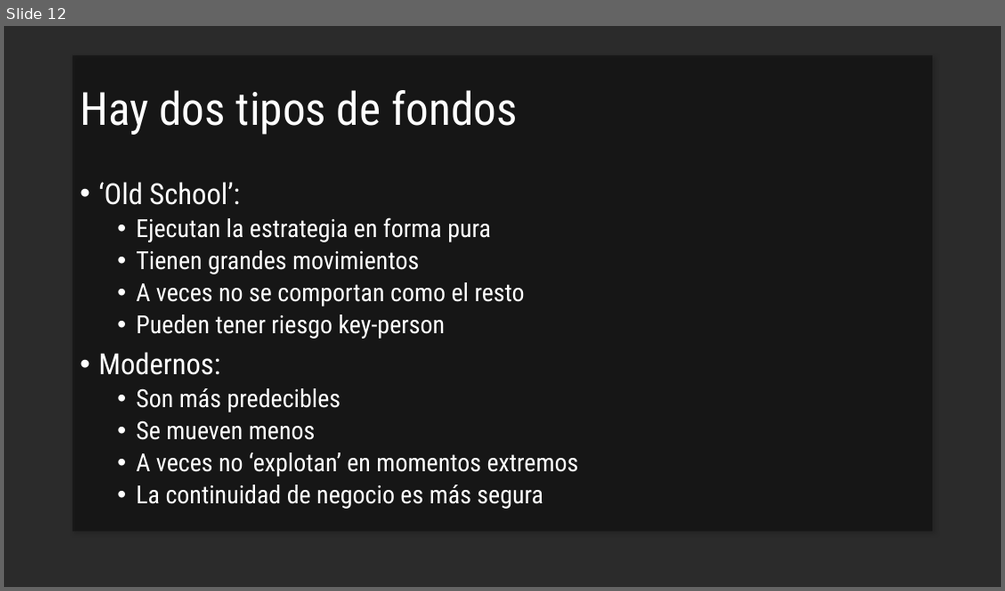
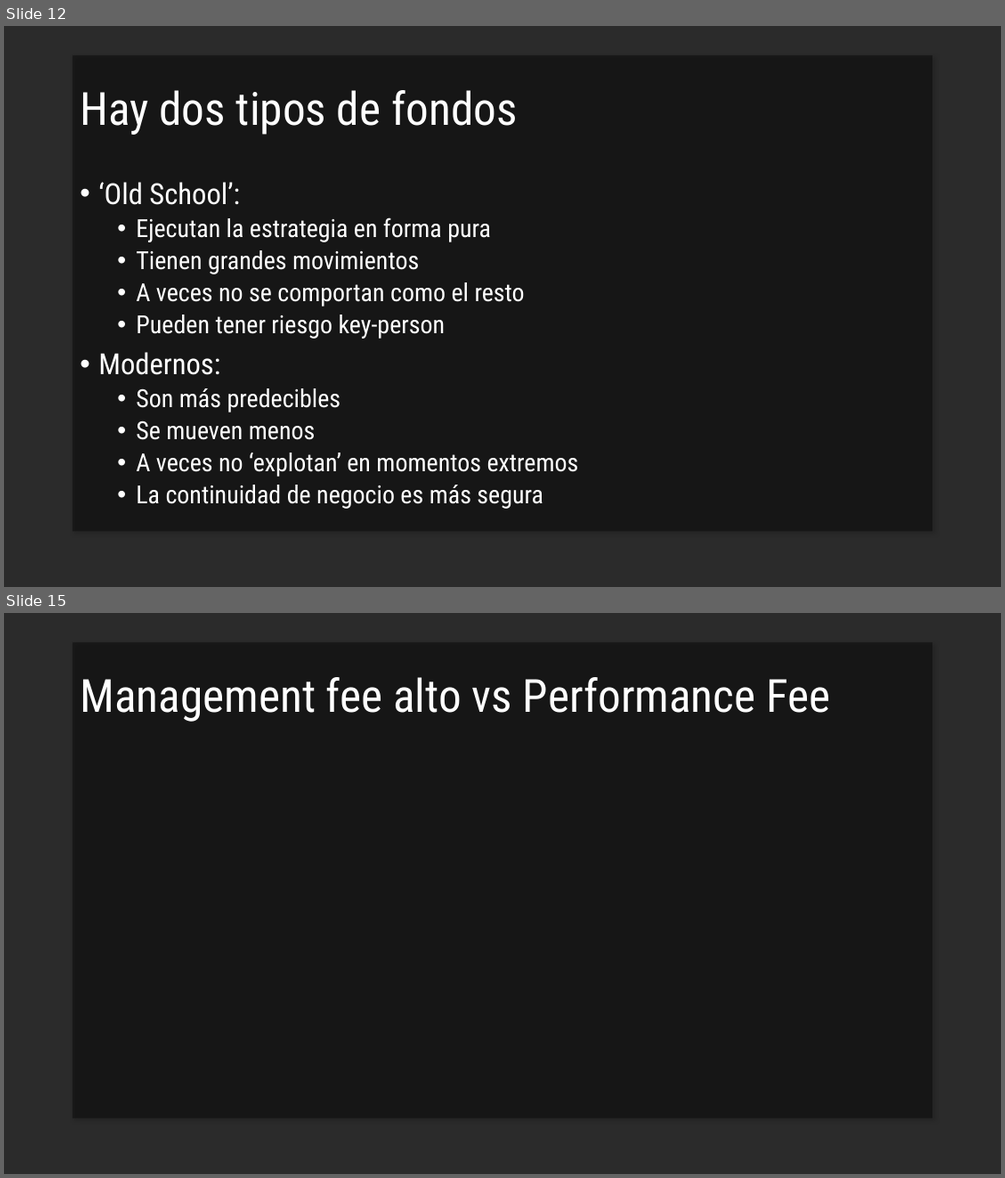
Before and after one commit to cordura21/Trading-bloque, a slide deck: presentations/Agregar trend following a un portafolio.pptx. Shown one above the other, each under a label of ours: slide 12 before the commit, slides 12 and 15 after it; the slides between them are not shown. The pictures are 1005x591 and 1005x1178 pixels, drawn with LibreOffice and Linux fonts; fonts in the diff are those of the drawing; background and template pictures are left out; a plain dark background stands for a picture behind light text. Boxes give left, top, right and bottom in pixels: in the first picture for what was removed or moved away, otherwise in the second. Text is boxed around its words. In the diff, an @@ line names an element or a change of style, - is before the commit and + after.

```diff
--- a/presentations/Agregar trend following a un portafolio.pptx
+++ b/presentations/Agregar trend following a un portafolio.pptx
@@ slide 15 added at (4,613,1001,1174), background picture (left out); not listed: 1 template element that a slide beside it also shows @@
@@ title added at (80,677,830,722), 44 pt, text #FFFFFF @@
+Management fee alto vs Performance Fee
```
Also in this commit, not shown: 2 other slides added, 1 other file.
